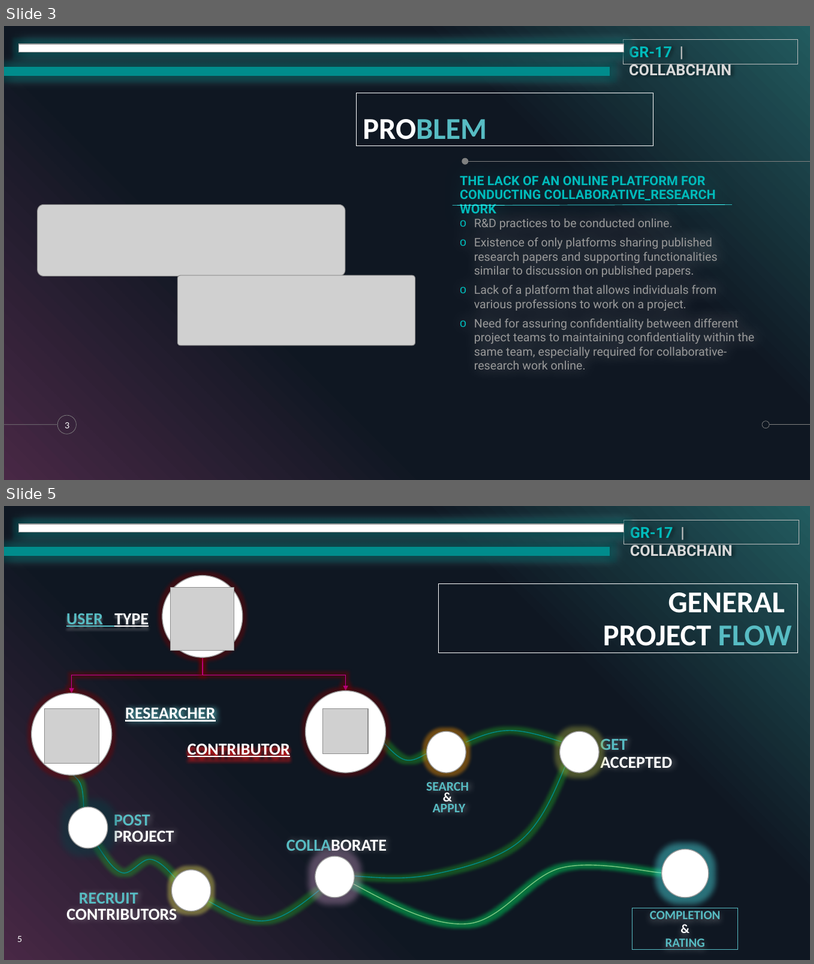
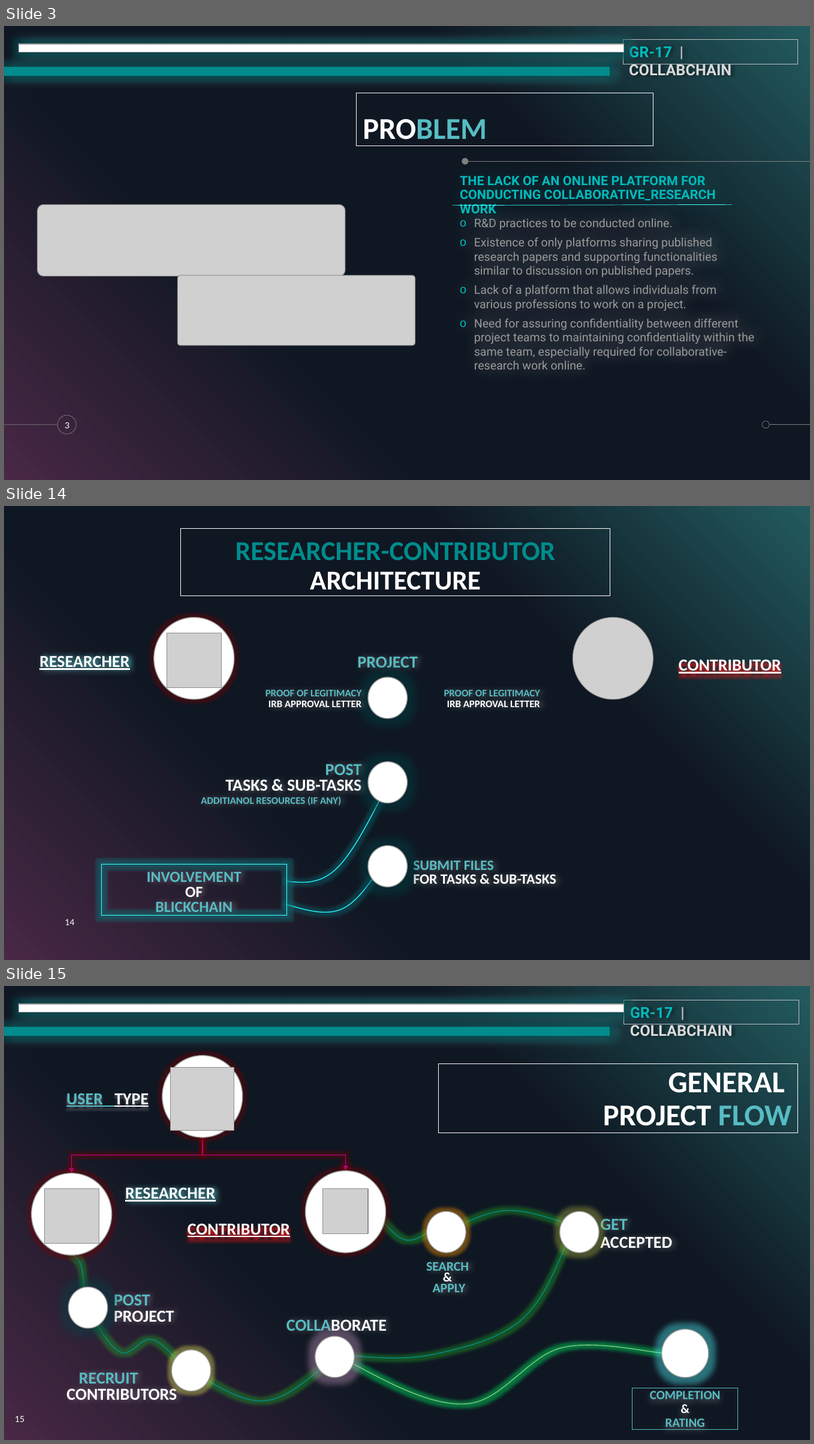
Before and after one commit to dhirajksharma/collabchain, a slide deck: Documents/Deliverables/SlideDeck/collabchain.pptx. Shown one above the other, each under a label of ours: slides 3 and 5 before the commit, slides 3, 14 and 15 after it; the slides between them are not shown. The pictures are 814x964 and 814x1444 pixels, drawn with LibreOffice and Linux fonts; fonts in the diff are those of the drawing; grey boxes stand for pictures. Boxes give left, top, right and bottom in pixels: in the first picture for what was removed or moved away, otherwise in the second. Text is boxed around its words. In the diff, an @@ line names an element or a change of style, - is before the commit and + after.

```diff
--- a/Documents/Deliverables/SlideDeck/collabchain.pptx
+++ b/Documents/Deliverables/SlideDeck/collabchain.pptx
@@ slide 14 added at box(4, 506, 810, 960), background #000000; not listed: 5 template elements that a slide beside it also shows @@
@@ rectangle added at box(180, 528, 610, 595), outline #FFFFFF 0.75 pt, 32.4 pt, text #008C8C, bold @@
+RESEARCHER-CONTRIBUTOR ARCHITECTURE
@@ ellipse added at box(154, 618, 234, 699), fill #FFFFFF, outline #999999 1 pt @@
@@ picture added at box(573, 618, 654, 699) @@
@@ picture added at box(167, 633, 221, 687) @@
@@ text added at box(39, 653, 129, 671), 20 pt, text #FFFFFF, bold, underline @@
+RESEARCHER
@@ text added at box(357, 656, 418, 667), 20 pt, text #57BCC3, bold @@
+PROJECT
@@ text added at box(679, 657, 782, 675), 20 pt, text #FFFFFF, bold, underline @@
+CONTRIBUTOR
@@ ellipse added at box(368, 677, 408, 718), fill #FFFFFF, outline #999999 1 pt @@
@@ text added at box(266, 690, 362, 707), 12 pt, text #57BCC3, bold @@
+PROOF OF LEGITIMACY
+IRB APPROVAL LETTER
@@ text added at box(444, 690, 540, 707), 12 pt, text #57BCC3, bold @@
+PROOF OF LEGITIMACY
+IRB APPROVAL LETTER
@@ text added at box(225, 763, 362, 790), 20 pt, text #FFFFFF, bold @@
+POST
+TASKS & SUB-TASKS
@@ ellipse added at box(368, 761, 408, 802), fill #FFFFFF, outline #999999 1 pt @@
@@ freeform shape added at box(287, 787, 386, 882), outline #24F3FF 1 pt @@
@@ text added at box(201, 796, 341, 805), 12 pt, text #57BCC3, bold @@
+ADDITIANOL RESOURCES (IF ANY)
@@ ellipse added at box(368, 846, 408, 886), fill #FFFFFF, outline #999999 1 pt @@
@@ rectangle added at box(101, 864, 287, 915), outline #3DFFFF 0.75 pt, 18.5 pt, text #57BCC3, bold @@
+INVOLVEMENT
+OF
+BLICKCHAIN
@@ text added at box(413, 860, 557, 883), 17 pt, text #FFFFFF, bold @@
+SUBMIT FILES
+FOR TASKS & SUB-TASKS
@@ freeform shape added at box(287, 867, 381, 912), outline #24F3FF 1 pt @@
@@ page number added at box(65, 919, 75, 925), 10 pt, text #FFFFFF @@
+14
@@ what was slide 5 is now slide 15 @@
@@ page number at box(15, 1416, 24, 1422): text changed @@
-5
+15
```
Also in this commit, not shown: 1 slide changed, 10 other slides added, 1 slide removed, 1 other file.
